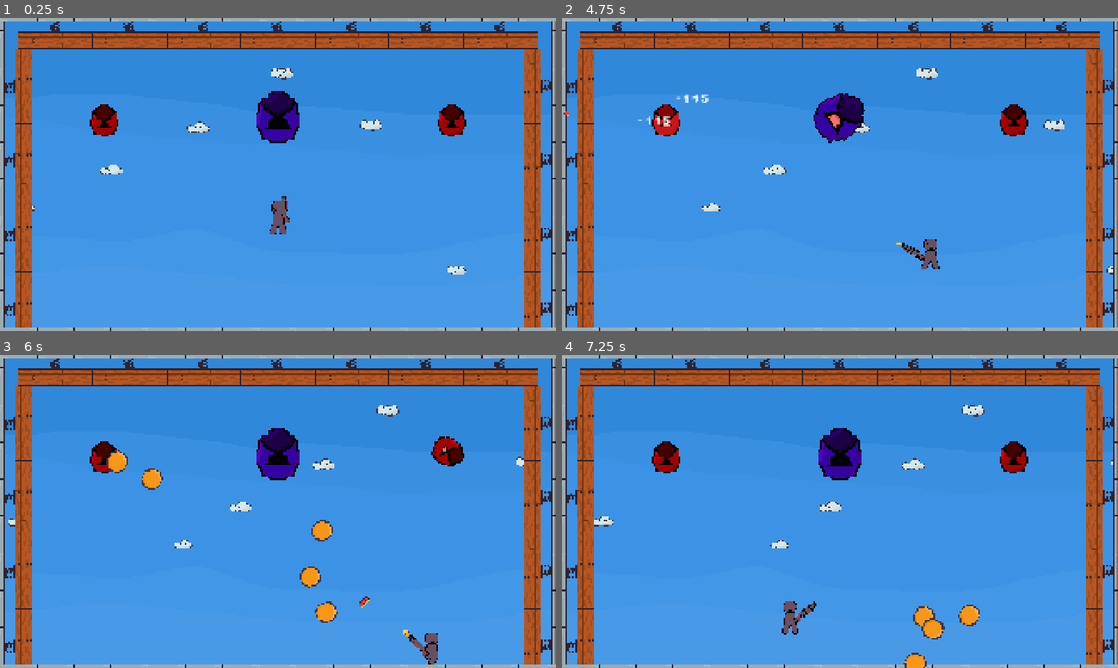
Above: before the commit, frames 1-4 (two rows, left to right).
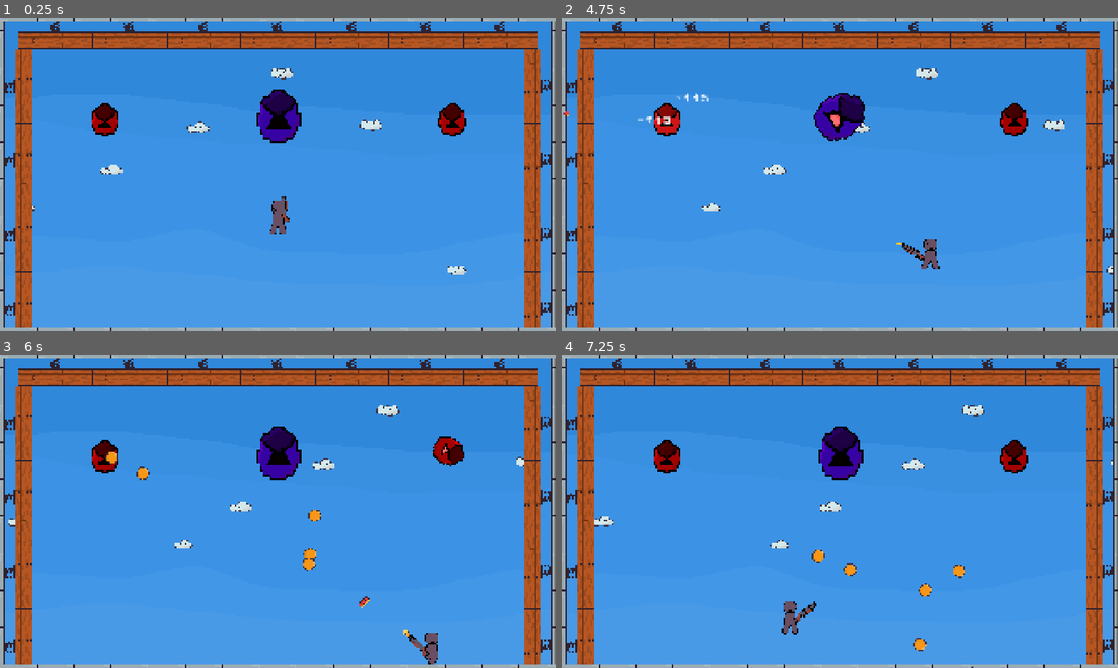
Above: after the commit, the same moments.

Repository: Sominnyusz/Vault
Game: Godot game, scene res://scenes/game.tscn
Two runs of this game, one before a commit and one after it. Both use one fixed random seed, a clock stepped at 60 frames per second and the inputs below.
Inputs (mouse positions are in pixels of both pictures, inside the frame that each line leads up to):
- Up to frame 1 (0.25 s): no input
- Up to frame 2 (4.75 s): tap Enter (playAgain) at 0.5, 0.6, 2.1, 3.6 s; move the mouse to (962, 158) at 0.52 s; hold D (move_Right) 0.53-2.03 s; tap Space (jump) at 0.77, 1.52, 3.02, 3.77, 4.52 s; move the mouse to (728, 190) at 1.27 s; click (728, 190) at 1.35 s; move the mouse to (895, 105) at 2.02 s; hold A (move_Left) 2.03-2.78 s; move the mouse to (812, 237) at 2.77 s; hold D (move_Right) 2.78-4.28 s; click (812, 237) at 2.85 s; move the mouse to (1006, 221) at 3.52 s; move the mouse to (673, 127) at 4.27 s; hold A (move_Left) from 4.28 s (still down); click (673, 127) at 4.35 s
- Up to frame 3 (6 s): move the mouse to (305, 511) at 5.02 s; release A (move_Left) at 5.03 s; hold D (move_Right) 5.03-5.78 s; tap Enter (playAgain) at 5.1 s; move the mouse to (194, 433) at 5.77 s; hold A (move_Left) from 5.78 s (still down); click (194, 433) at 5.85 s
- Up to frame 4 (7.25 s): keep holding A (move_Left); tap Space (jump) at 6.02, 6.77 s; move the mouse to (962, 495) at 6.52 s; tap Enter (playAgain) at 6.6 s

The runs differ from the first frame. In frame 1, 0.4% of the frame differs, in the area x 16-84%, y 22-40%; in frame 2, 0.5%; in frame 3, 1.6%, in the area x 16-84%, y 22-86%; in frame 4, 1.5%.

Commit message:
V.1.1.: Bugless

Diff:
--- a/scenes/game.tscn
+++ b/scenes/game.tscn
@@ -39,6 +39,7 @@
 [node name="Enemies" type="Node2D" parent="." unique_id=1685846114]
 
 [node name="SpawnPoints" type="Node2D" parent="." unique_id=897418297]
+position = Vector2(1, -1)
 
 [node name="0" type="Marker2D" parent="SpawnPoints" unique_id=1402200794]
 
--- a/scenes/orb.tscn
+++ b/scenes/orb.tscn
@@ -6,7 +6,7 @@
 [sub_resource type="CircleShape2D" id="CircleShape2D_4cumu"]
 
 [node name="Orb" type="Node2D" unique_id=172375612]
-scale = Vector2(2, 2)
+scale = Vector2(1.2, 1.2)
 script = ExtResource("1_ubfm6")
 
 [node name="Sprite" type="Sprite2D" parent="." unique_id=724896917]
--- a/scripts/drone.gd
+++ b/scripts/drone.gd
@@ -12,18 +12,21 @@
 var move: bool = false
 var direction
 var player
+var attacking = true
 
 func _ready() -> void:
 	player = get_tree().get_first_node_in_group("player")
+
+
+func _process(delta: float) -> void:
 	attackloop()
 
-
-func attackloop() -> void:
-	while not player.death:
+func attackloop():
+	if not player.death and attacking:
+		attacking = false
 		sprite.play("default")
 		await get_tree().create_timer(randf_range(3, 5)).timeout
-		if player.death:
-			break
+
 		sprite.play("attack_launch")
 		await get_tree().create_timer(randf_range(0.4, 1)).timeout
 
@@ -34,10 +37,12 @@
 		move = false
 		rotation = 0
 
+
 		spawn_orbs(3)
 
-
-		attackloop()
+		sprite.play("default")
+		await get_tree().create_timer(randf_range(3, 5)).timeout
+		attacking = true
 
 func spawn_orbs(orbcount):
 	for i in range(orbcount):
@@ -58,16 +63,12 @@
 	if health <= 0:
 		indicatorfunc("+1 Kill", true)
 		animation.play("death")
-		dead = true
+		die()
 
 	else:
 		animation.play("hurt")
 	await get_tree().create_timer(1).timeout
 	animation.play("RESET")
-
-	if health <= 0:
-		get_parent().get_parent().kills += 1
-		queue_free()
 
 func indicatorfunc(text, special):
 	if not dead:
@@ -79,3 +80,11 @@
 			instance.scale = Vector2(1.4, 1.4)
 
 		get_tree().root.add_child(instance)
+
+func die():
+	if not dead:
+		dead = true
+		get_parent().get_parent().kills += 1
+		await get_tree().create_timer(1).timeout
+		queue_free()
+		print("dead")
--- a/scripts/orb.gd
+++ b/scripts/orb.gd
@@ -1,6 +1,6 @@
 extends Node2D
 
-var speed = 400
+var speed = randi_range(250, 375)
 
 func _process(delta: float) -> void:
 	position += Vector2.from_angle(rotation) * speed * delta
Not shown, added: export_presets.cfg
Binary file added: web/index.apple-touch-icon.png
Not shown, added: web/index.apple-touch-icon.png.import
Binary file added: web/index.icon.png
Not shown, added: web/index.icon.png.import
Binary file added: web/index.png
Not shown, added: web/index.png.import
Not shown, added: Vault Linux/Vault.pck
Not shown, added: Vault Linux/Vault.x86_64
Not shown, added: Vault.console.exe
Not shown, added: Vault.exe
Not shown, added: Vault_old.exe
(and 6 more such lines)
